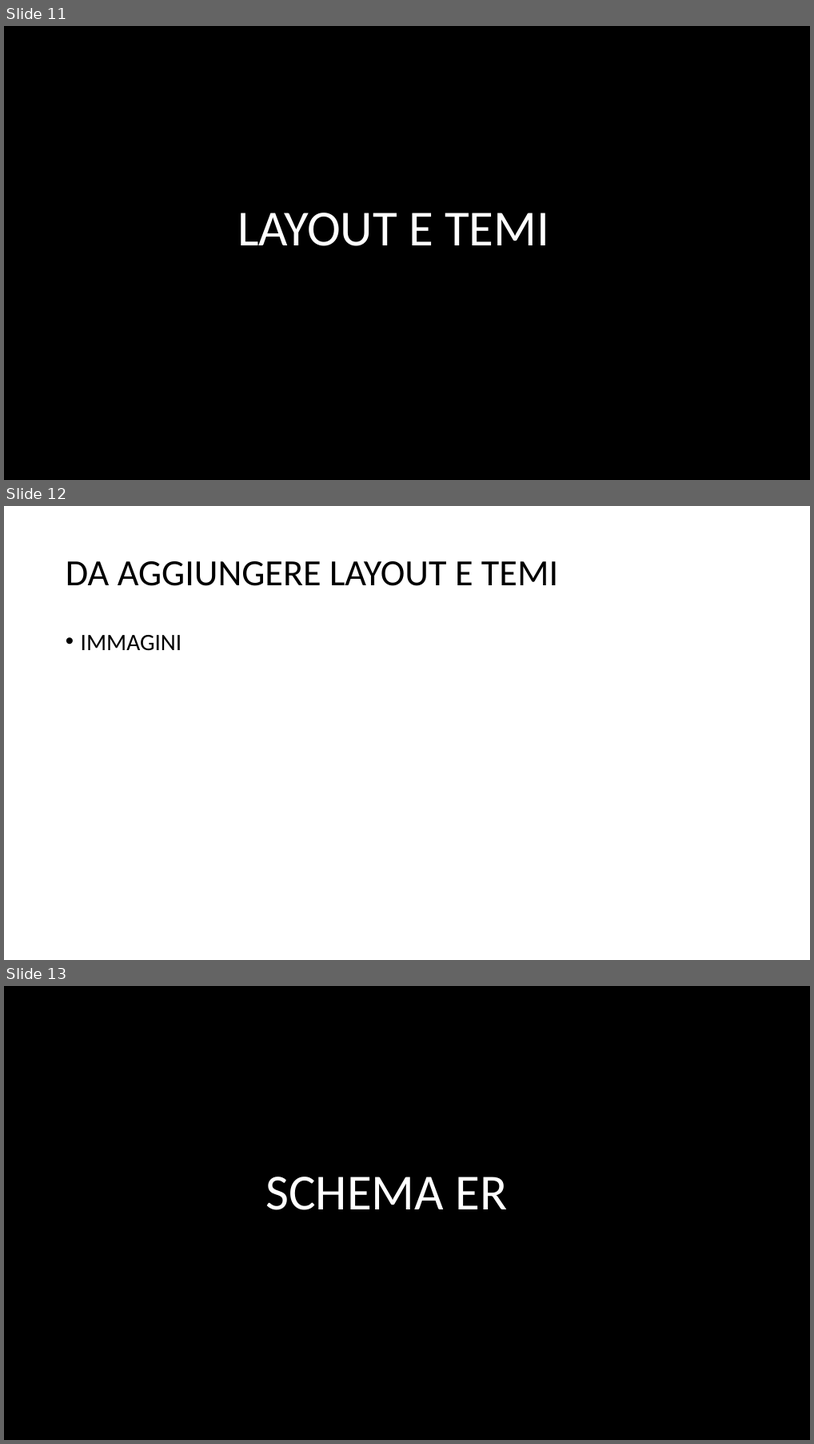
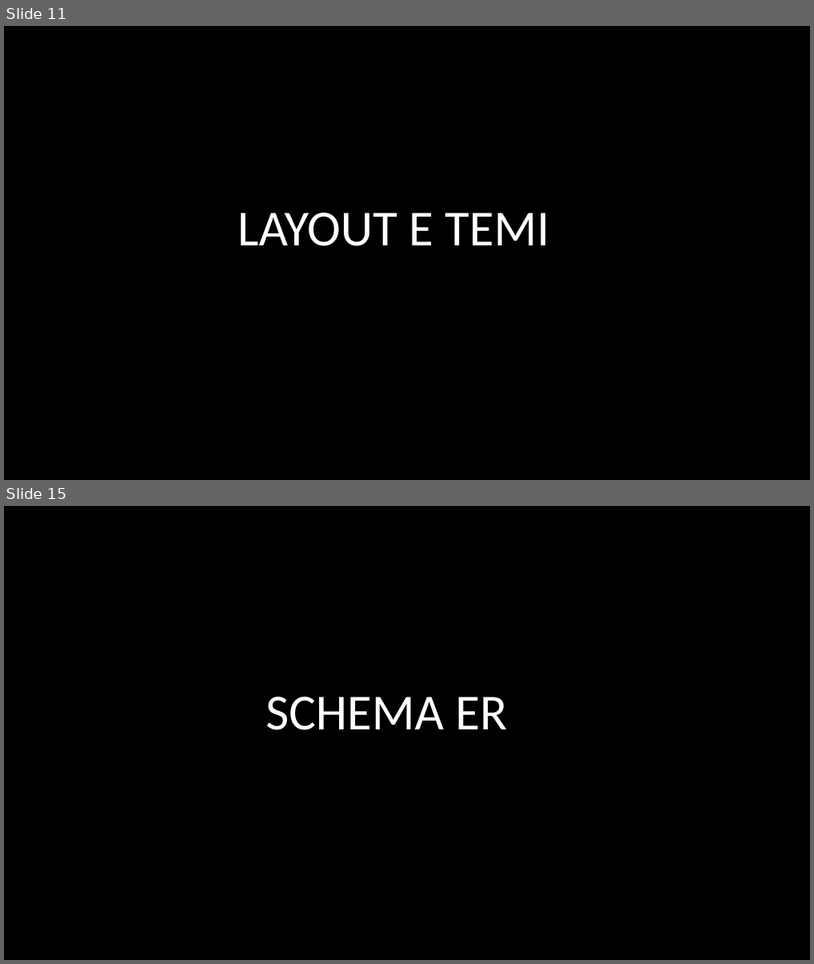
Before and after one commit to DrRek/ProgettoPW, a slide deck: Presentazione/Presentazione Progetto.pptx. Shown one above the other, each under a label of ours: slides 11, 12 and 13 before the commit, slides 11 and 15 after it; the slides between them are not shown. The pictures are 814x1444 and 814x964 pixels, drawn with LibreOffice and Linux fonts; fonts in the diff are those of the drawing. Boxes give left, top, right and bottom in pixels: in the first picture for what was removed or moved away, otherwise in the second. Text is boxed around its words. In the diff, an @@ line names an element or a change of style, - is before the commit and + after.

```diff
--- a/Presentazione/Presentazione Progetto.pptx
+++ b/Presentazione/Presentazione Progetto.pptx
@@ slide 12 removed at bbox=[4, 506, 810, 960], background #FFFFFF @@
@@ title removed at bbox=[66, 561, 558, 586] @@
-DA AGGIUNGERE LAYOUT E TEMI
@@ text removed at bbox=[81, 635, 182, 651] @@
-• IMMAGINI
@@ what was slide 13 is now slide 15 @@
```
Also in this commit, not shown: 5 slides added, 2 other slides removed.
